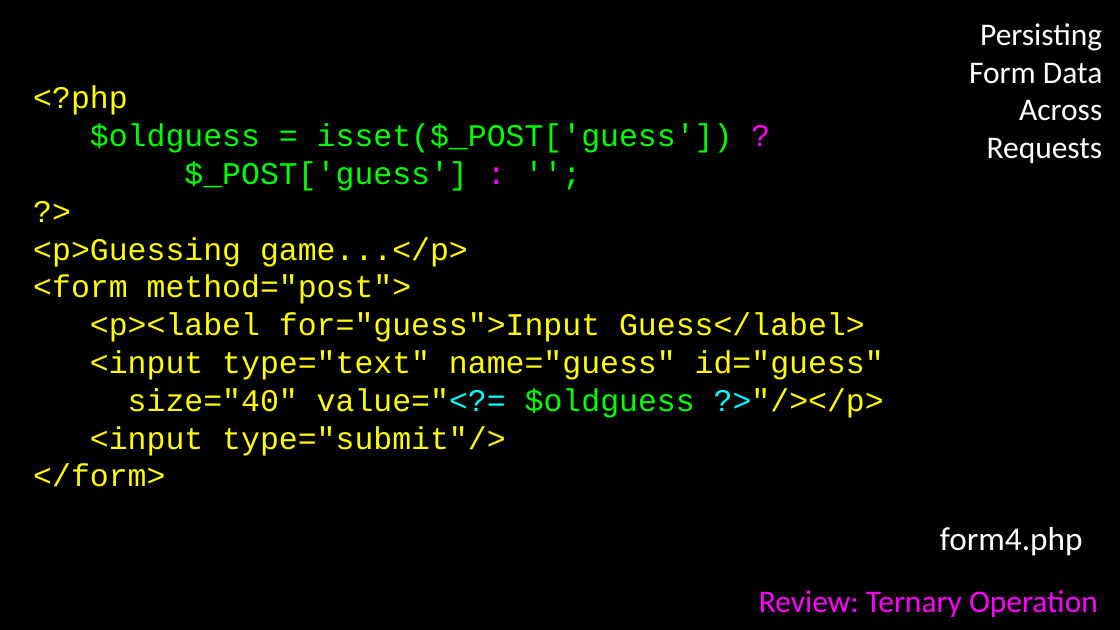
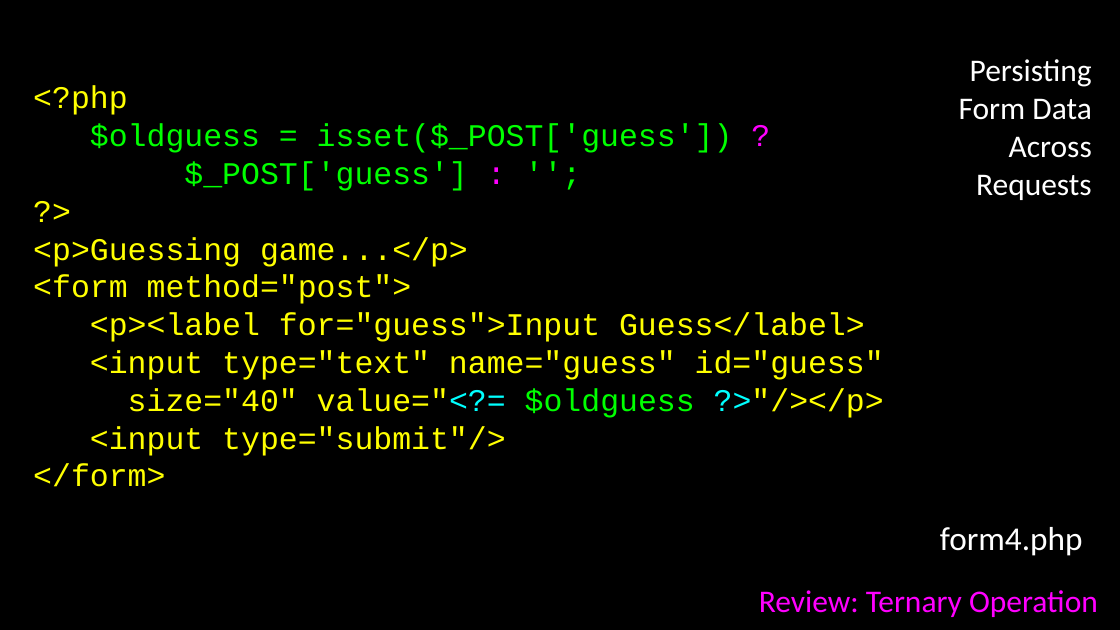
Before and after one commit to csev/wa4e, a slide deck: slide 12 of lectures/PHP-06-Forms.ppt. Drawn at 1120x630 pixels with LibreOffice and Linux fonts; fonts in the diff are those of the drawing. Boxes give left, top, right and bottom in pixels: in the first picture for what was removed or moved away, otherwise in the second. Text is boxed around its words. In the diff, an @@ line names an element or a change of style, - is before the commit and + after.

```diff
--- a/lectures/PHP-06-Forms.ppt
+++ b/lectures/PHP-06-Forms.ppt
@@ text "Persisting": place and size @@
-text "Persisting" at bbox=[969, 23, 1103, 163]
+text "Persisting" at bbox=[959, 59, 1092, 200]
```
Also in this commit, not shown: 6 other slides changed, 4 other files.
